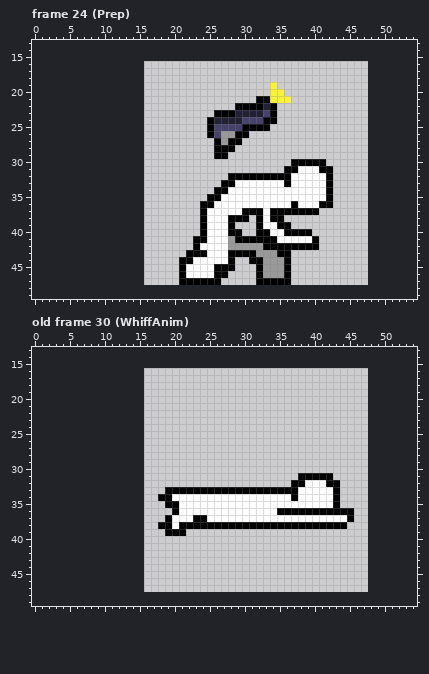
File history of a pixel-art file, shoot/Sprites/Wrestler/Wrestler.aseprite. That is the earlier state.
32x32 pixels, 55 frames. Shown: frame 24 (Prep): x 0..54, y 13..49; old frame 30 (WhiffAnim): x 0..54, y 13..49. The old version is drawn lined up with the new one, on the new canvas. The commit also changed other frames, which this record leaves out.
And afterwards:
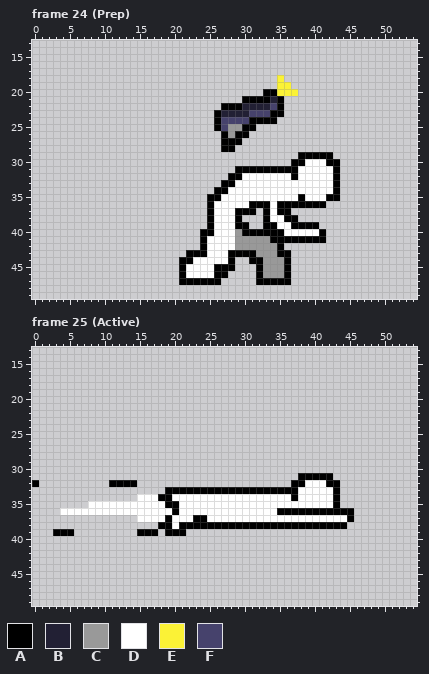
Palette (. is transparent): A #000000  B #222034  C #999999  D #ffffff  E #fbf236  F #46426c
A new or re-ordered frame is compared with the old frame closest to it.
The edit:
canvas 32x32 -> 64x64, the old top-left corner now at 16,16
frames re-ordered
Changed rows in their new state; - is an unchanged pixel.
Frame 24 (Prep):
first column x 23:
18 ------------E--------
19 -----------.EE-------
20 ----------AA-EE------
21 -------AA--BA.-------
22 ----AA-BBB-FA--------
23 ----BB--FF--A--------
24 --.AFFF-AA-----------
25 --.A-CC--..----------
26 --..A----------------
27 ---.A----------------
28 ---.-----------------
29 ---..----------AAAAA-
30 ----------------DDDAA
31 ------AAAAAAA-----DDA
32 -------DDDDDDDA----DA
33 -------------D-----DA
34 -------------------DA
35 ---------------A----A
36 -.------AAA-AA-AAA-.-
37 -.A---A--.AD--....---
38 -.A--D-.-.ADDAA------
39 -.A--DAA-.AADDAAAA---
40 --A--DCAA--AADDDDDA--
41 .----DCCCCC-AAAAA-A--
42 .A---D----CC-.....---
Frame 25 (Active) against old frame 30 (WhiffAnim):
first column x 0:
32 A----------AAAA-----
34 ---------------DDD--
35 --------DDDDDDDDDDD-
36 ----DDDDDDDDDDDDDDDD
37 ---------------DDDD-
39 ---AAA---------AAA--
Where, in picture pixels (left, top, right, bottom), the same in both pictures:
changed: (193, 75, 340, 250)
added: (32, 480, 172, 536)
